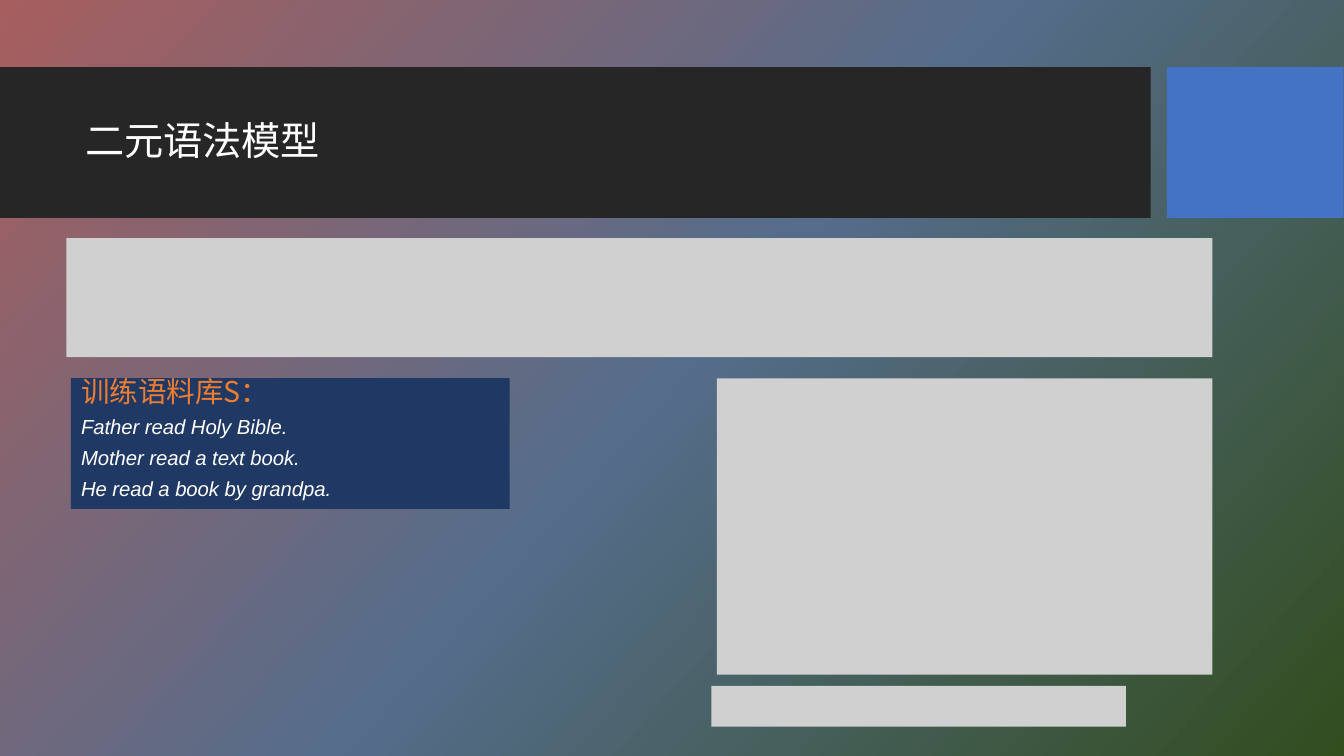
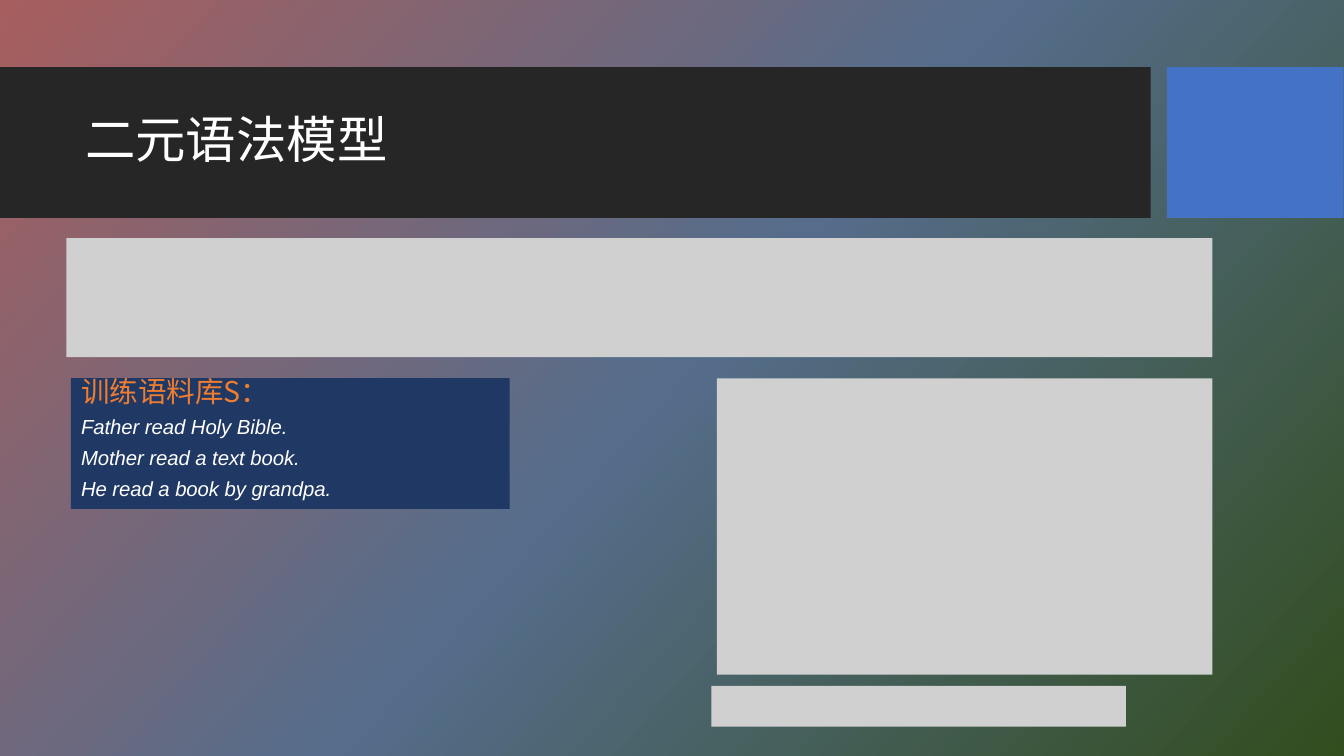
Before and after one commit to HBU/NLP_PPT, a slide deck: slide 9 of PPT-2020/ch03 n元语法模型.pptx (slide 8 before the commit). Drawn at 1344x756 pixels with LibreOffice and Linux fonts; fonts in the diff are those of the drawing; grey boxes stand for pictures; background and template pictures are left out. Boxes give left, top, right and bottom in pixels: in the first picture for what was removed or moved away, otherwise in the second. Text is boxed around its words. In the diff, an @@ line names an element or a change of style, - is before the commit and + after.

```diff
--- a/PPT-2020/ch03 n元语法模型.pptx
+++ b/PPT-2020/ch03 n元语法模型.pptx
@@ title "二元语法模型" at [85, 115, 387, 162]: size 28 to 36 pt @@
```
Also in this commit, not shown: 1 other slide changed, 2 slides added, 1 slide removed.
